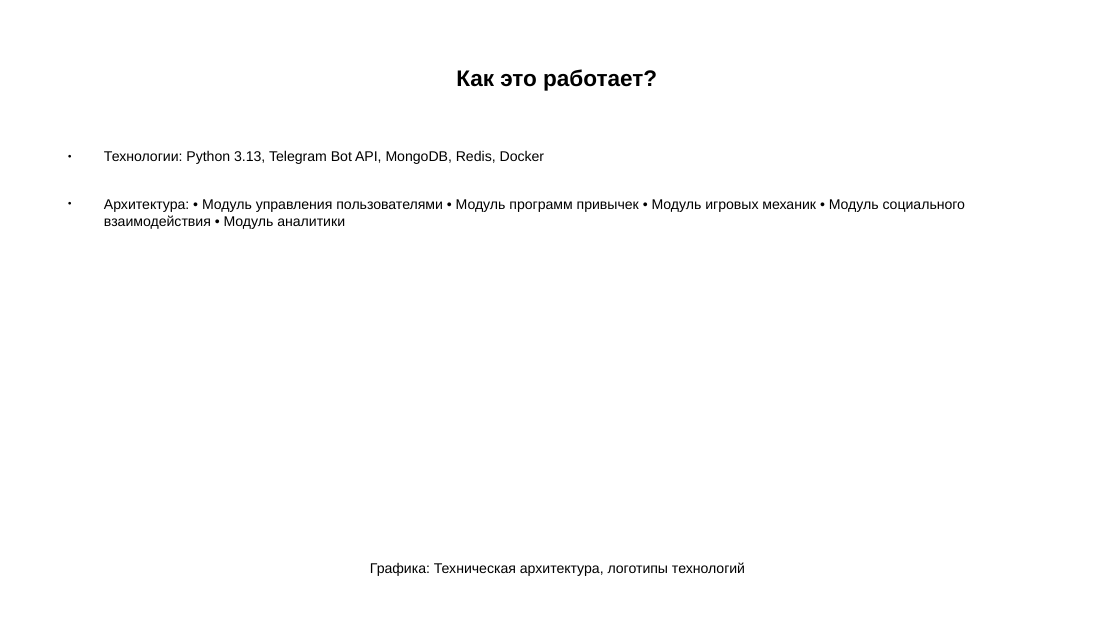
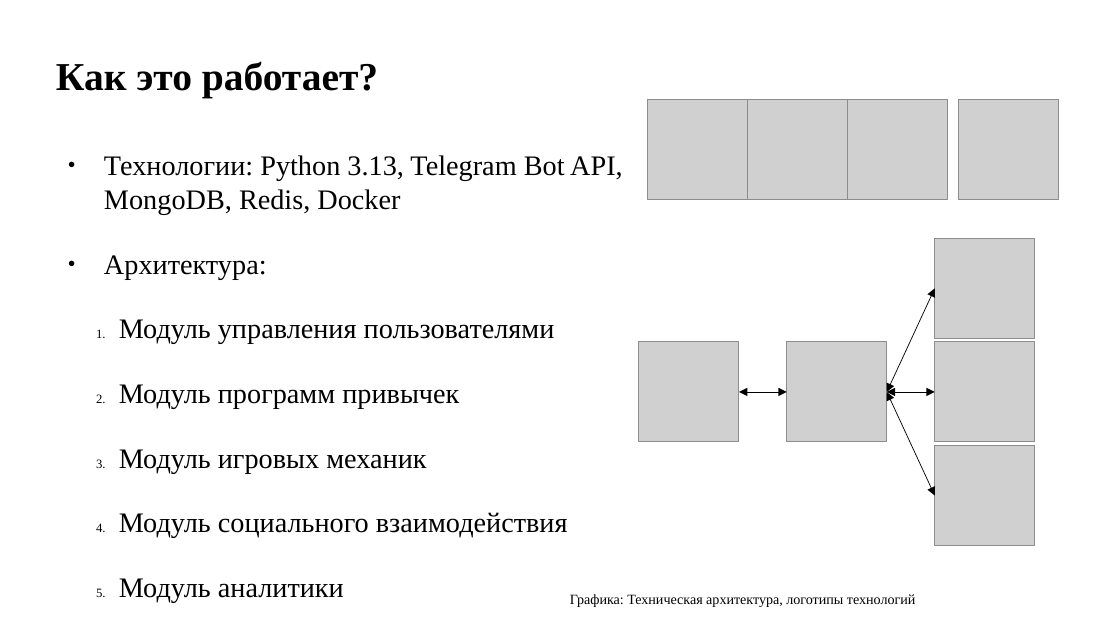
Before and after one commit to pagamov/pagamov_bot, a slide deck: slide 8 of docs/Гамов_Презентация Отчет НИР_26.pptx. Drawn at 1120x630 pixels with LibreOffice and Linux fonts; fonts in the diff are those of the drawing; grey boxes stand for pictures. Boxes give left, top, right and bottom in pixels: in the first picture for what was removed or moved away, otherwise in the second. Text is boxed around its words. In the diff, an @@ line names an element or a change of style, - is before the commit and + after.

```diff
--- a/docs/Гамов_Презентация Отчет НИР_26.pptx
+++ b/docs/Гамов_Презентация Отчет НИР_26.pptx
@@ title "Как это работает?" at [56, 61, 378, 98]: size 16 to 28 pt, font Arial to Times New Roman; alignment centre to left; line spacing 1 to 0.9 @@
@@ group added at [647, 100, 1059, 199]: 4 pictures @@
@@ text at [104, 155, 623, 214]: size 10 to 20 pt, font Arial to Times New Roman in "Технологии: Python 3.13, Telegram Bot API, MongoDB, ..."; line spacing 1 to 0.9 @@
@@ picture added at [935, 239, 1035, 338] @@
@@ text at [104, 255, 568, 538]: text changed; size 10 to 20 pt; font Arial to Times New Roman @@
-● Архитектура: • Модуль управления пользователями • Модуль программ привычек • Модуль игровых механик • Модуль социального взаимодействия • Модуль аналитики
+● Архитектура:
+1. Модуль управления пользователями
+2. Модуль программ привычек
+3. Модуль игровых механик
+4. Модуль социального взаимодействия
+5. Модуль аналитики
@@ double arrow added from (887, 392) to (935, 289), #000000 0.5 pt @@
@@ picture added at [639, 343, 739, 442] @@
@@ picture added at [788, 343, 887, 442] @@
@@ picture added at [935, 343, 1035, 442] @@
@@ double arrow added from (739, 392) to (788, 392), #000000 0.5 pt @@
@@ double arrow added from (887, 392) to (935, 392), #000000 0.5 pt @@
@@ double arrow added from (887, 392) to (935, 496), #000000 0.5 pt @@
@@ picture added at [935, 446, 1035, 546] @@
@@ text "Графика: Техническая архитектура, логотипы технологий": place and size @@
-text "Графика: Техническая архитектура, логотипы технологий" at [370, 562, 745, 576]
+text "Графика: Техническая архитектура, логотипы технологий" at [570, 594, 916, 607]
@@ text "Графика: Техническая архитектура, логотипы технологий" at [570, 594, 916, 607]: font Arial to Times New Roman @@
```
Also in this commit, not shown: 21 other slides changed, 2 slides removed, 2 other files.
